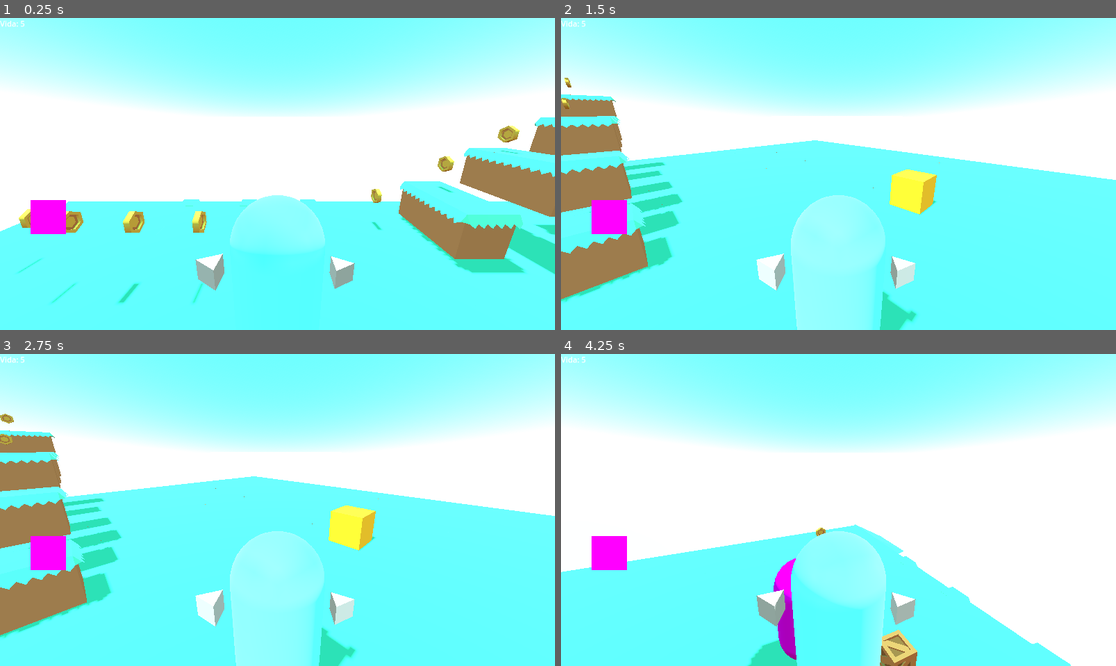
Above: before the commit, frames 1-4 (two rows, left to right).
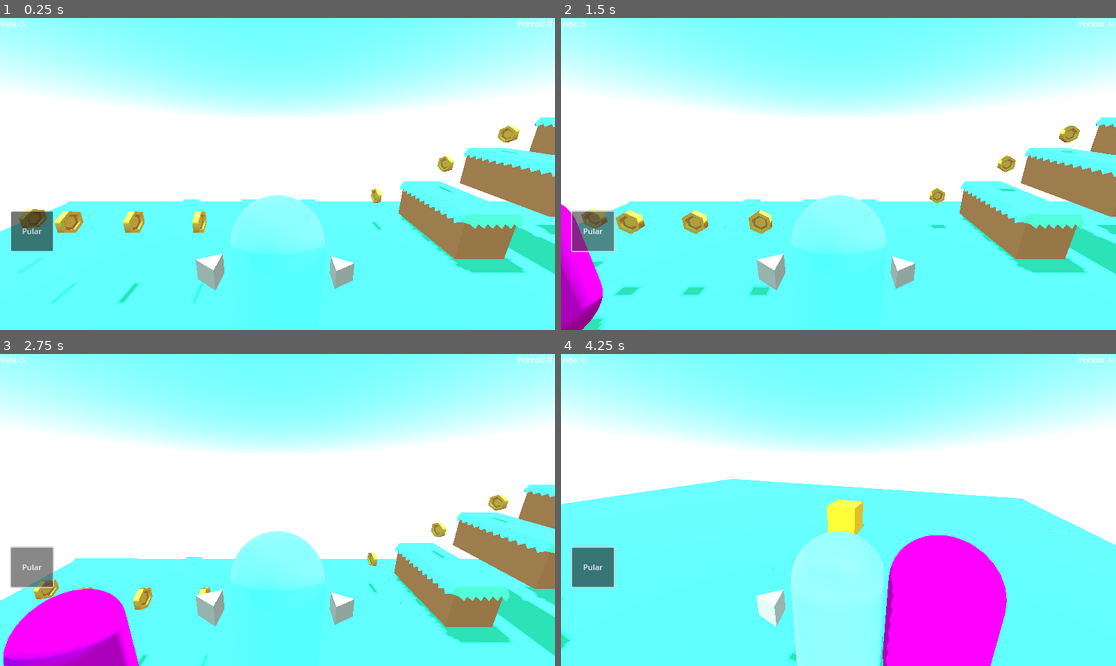
Above: after the commit, the same moments.

Repository: viniciusflyssak/jogo-estudo
Game: Godot game, scene res://world.tscn
Two runs of this game, one before a commit and one after it. Both use one fixed random seed, a clock stepped at 60 frames per second and the inputs below.
Inputs (mouse positions are in pixels of both pictures, inside the frame that each line leads up to):
- Up to frame 1 (0.25 s): no input
- Up to frame 2 (1.5 s): click (594, 230) at 0.5 s, where only the run after the commit has a clickable "Pular"; click (594, 230) at 1.25 s, where only the run after the commit has a clickable "Pular"
- Up to frame 3 (2.75 s): click (33, 566) at 2 s, where only the run after the commit has a clickable "Pular"
- Up to frame 4 (4.25 s): tap Enter (ui_accept) at 2.75, 3.02, 3.77 s; move the mouse to (866, 510) at 2.77 s; tap A (a) at 2.85 s; tap D (d) at 3.05, 3.6 s; move the mouse to (810, 510) at 3.52 s; tap S (s) at 3.8 s

The runs differ from the first frame. In frame 1, 1.4% of the frame differs, in the area x 2-100%, y 0-75%; in frame 2, 34%; in frame 3, 39%, in the area x 0-100%, y 0-100%; in frame 4, 37%.

Commit message:
Adicionado botão de pulo, texto para pontuação, texto para vida

Diff:
--- a/Objects/character.tscn
+++ b/Objects/character.tscn
@@ -10,8 +10,6 @@
 [sub_resource type="CapsuleShape3D" id="CapsuleShape3D_flcdr"]
 
 [sub_resource type="PrismMesh" id="PrismMesh_5rmxi"]
-
-[sub_resource type="NoiseTexture2D" id="NoiseTexture2D_m2ice"]
 
 [node name="Character" type="CharacterBody3D"]
 collision_mask = 3
@@ -38,14 +36,25 @@
 transform = Transform3D(-0.000619601, 0.249999, 1.09278e-08, 0, -1.09278e-08, 0.25, 0.249999, 0.000619601, 2.70835e-11, 0.787876, 0, -0.1208)
 mesh = SubResource("PrismMesh_5rmxi")
 
-[node name="TouchScreenButton" type="TouchScreenButton" parent="."]
-position = Vector2(63, 378)
-scale = Vector2(0.144531, 0.138672)
-texture_normal = SubResource("NoiseTexture2D_m2ice")
-
-[node name="Label" type="Label" parent="."]
-offset_right = 316.0
-offset_bottom = 23.0
+[node name="lblVida" type="Label" parent="."]
+offset_right = 77.0
+offset_bottom = 26.0
 text = "Vida: 5"
 
-[connection signal="pressed" from="TouchScreenButton" to="." method="_on_touch_screen_button_pressed"]
+[node name="lblPontos" type="Label" parent="."]
+offset_left = 1074.0
+offset_right = 1151.0
+offset_bottom = 26.0
+text = "Pontos: 0"
+
+[node name="Button" type="Button" parent="."]
+anchors_preset = -1
+anchor_right = 0.137
+anchor_bottom = 0.45
+offset_left = 23.0
+offset_top = 402.0
+offset_right = -47.824
+offset_bottom = 192.4
+text = "Pular"
+
+[connection signal="pressed" from="Button" to="." method="_on_button_pressed"]
--- a/Scripts/character.gd
+++ b/Scripts/character.gd
@@ -43,18 +43,22 @@
 func take_damage(dano):
 	current_hp = current_hp - 1
 	print(current_hp)
-	$Label.text = "Vida: " + str(current_hp)
+	$lblVida.text = "Vida: " + str(current_hp)
 	if current_hp <= 0:
 		die()
 
 func collect_coin():
 	coins_collected += 1
 	print(coins_collected)
+	$lblPontos.text = "Pontos: " + str(coins_collected)
 
 func die():
 	get_tree().reload_current_scene()
 
 
-func _on_touch_screen_button_pressed():
-	print("pressed")
+
+func _on_button_pressed():
+	if is_on_floor():
+		velocity.y = JUMP_VELOCITY
+		move_and_slide()
 	pass # Replace with function body.
Not shown: 1 places in Objects/character.tscn that only renumber resources
